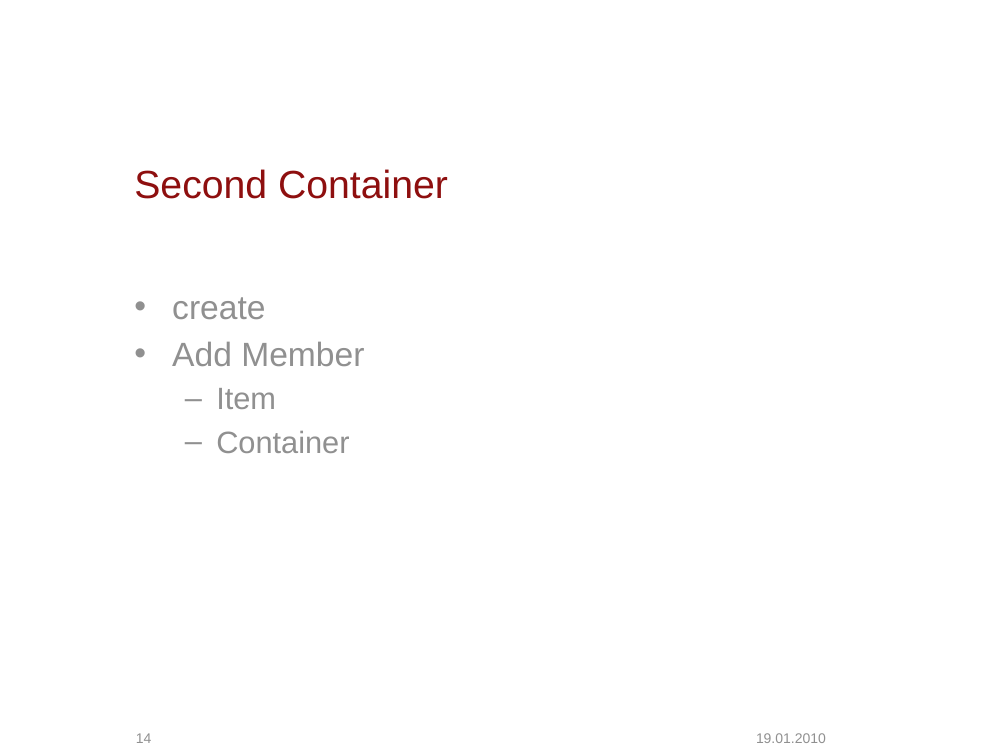
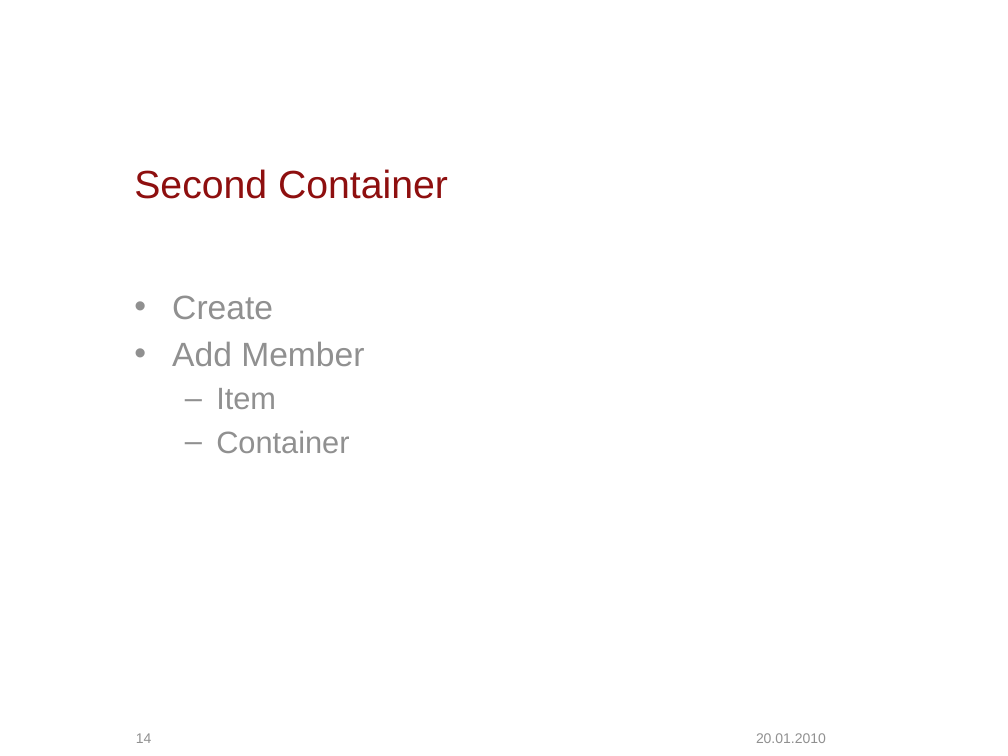
Before and after one commit to escidoc/escidoc-examples-old, a slide deck: slide 14 of doc/presentation.pptx. Drawn at 1008x756 pixels with LibreOffice and Linux fonts; fonts in the diff are those of the drawing; background and template pictures are left out. Boxes give left, top, right and bottom in pixels: in the first picture for what was removed or moved away, otherwise in the second. Text is boxed around its words. In the diff, an @@ line names an element or a change of style, - is before the commit and + after.

```diff
--- a/doc/presentation.pptx
+++ b/doc/presentation.pptx
@@ text at bbox=[172, 295, 273, 319]: text changed @@
-• create
+• Create
@@ text at bbox=[756, 733, 826, 743]: text changed @@
-19.01.2010
+20.01.2010
```
Also in this commit, not shown: 14 other slides changed.
